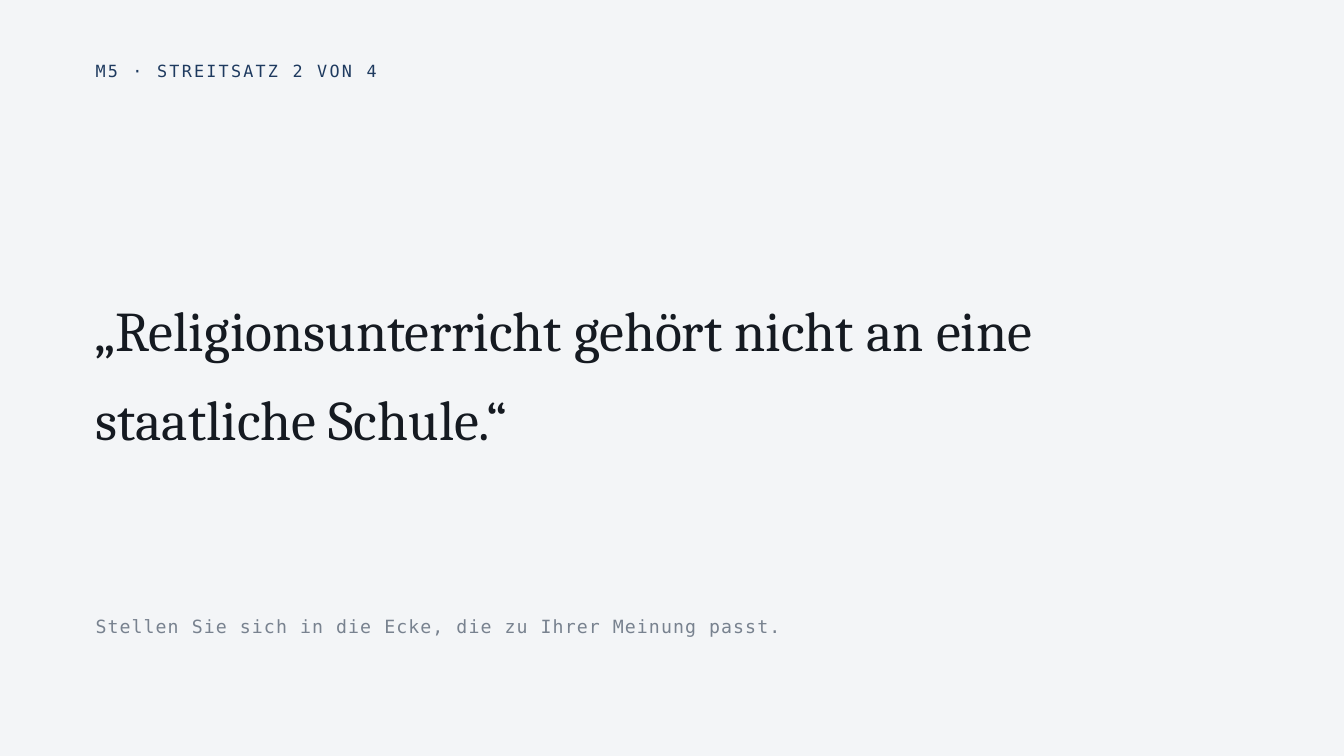
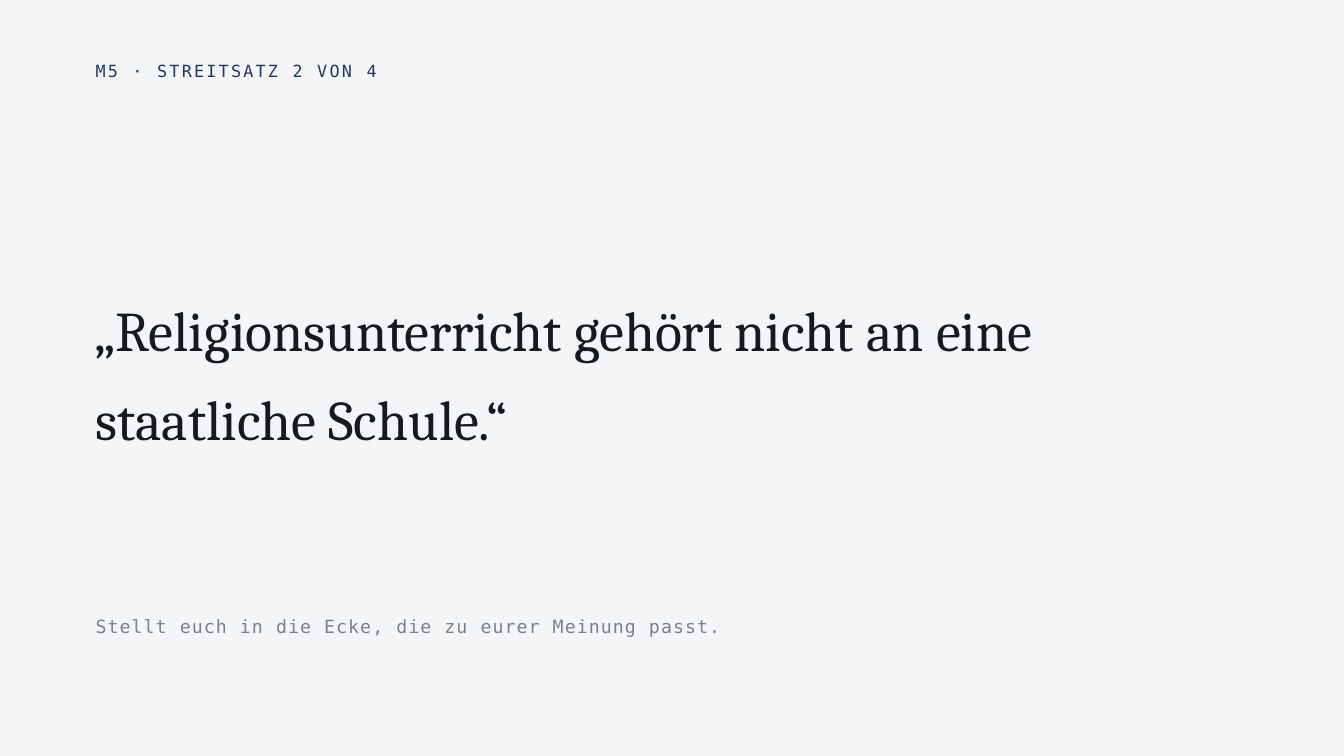
Before and after one commit to markuseckstein/teach, a slide deck: slide 16 of reli-kirche-und-staat/praesentation/Kirche-und-Staat-Beamer.pptx. Drawn at 1344x756 pixels with LibreOffice and Linux fonts; fonts in the diff are those of the drawing. Boxes give left, top, right and bottom in pixels: in the first picture for what was removed or moved away, otherwise in the second. Text is boxed around its words. In the diff, an @@ line names an element or a change of style, - is before the commit and + after.

```diff
--- a/reli-kirche-und-staat/praesentation/Kirche-und-Staat-Beamer.pptx
+++ b/reli-kirche-und-staat/praesentation/Kirche-und-Staat-Beamer.pptx
@@ text at bbox=[96, 619, 720, 637]: text changed @@
-Stellen Sie sich in die Ecke, die zu Ihrer Meinung passt.
+Stellt euch in die Ecke, die zu eurer Meinung passt.
```
Also in this commit, not shown: 9 other slides changed, 22 other files.
